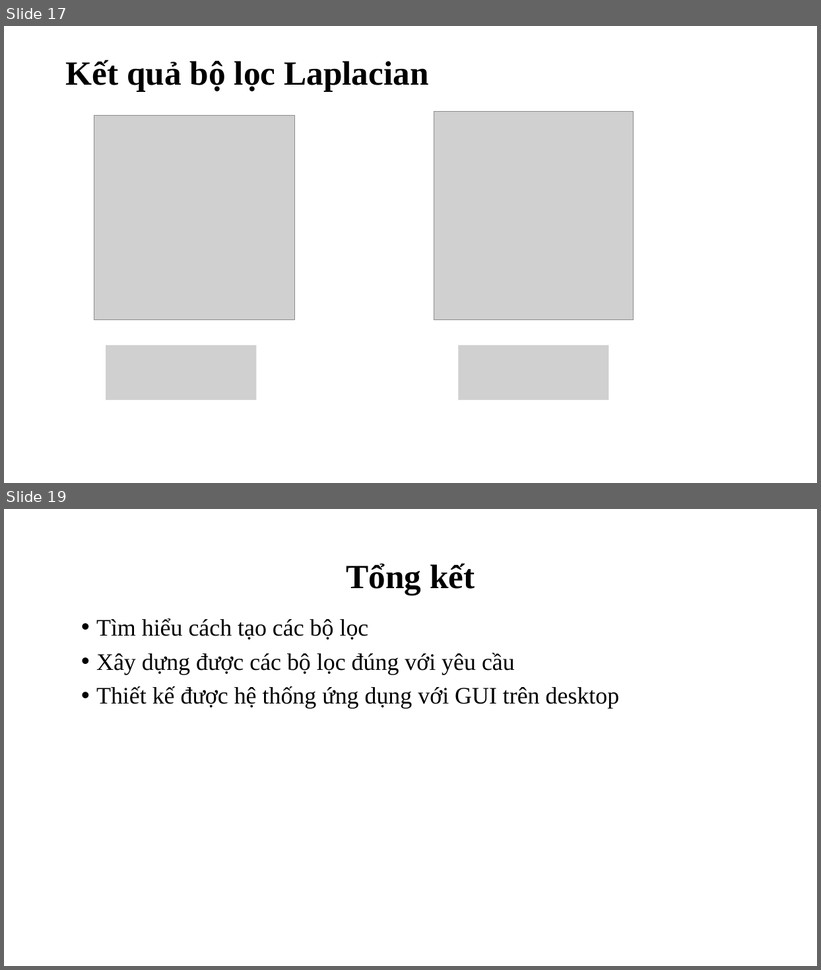
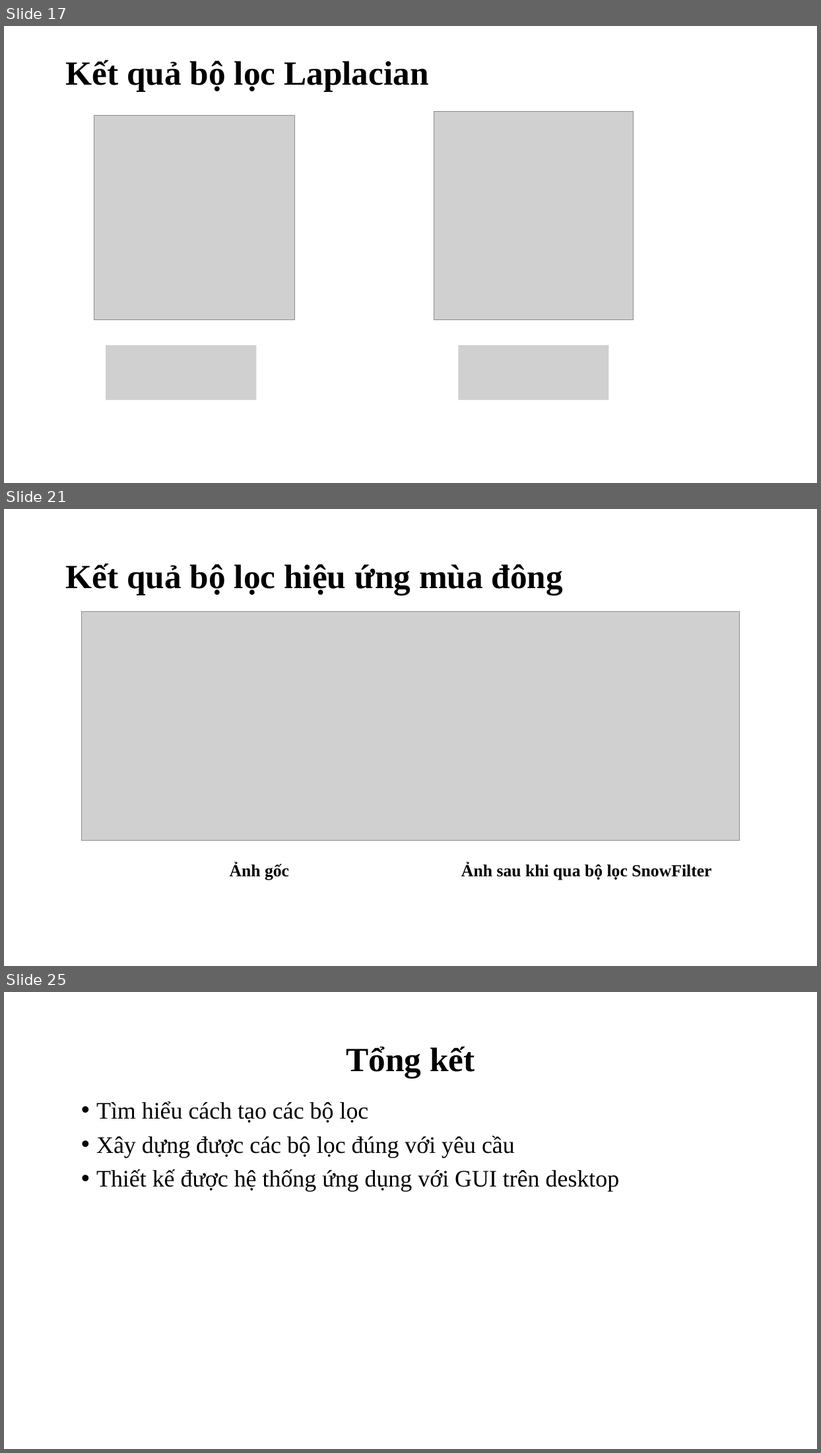
Before and after one commit to HelloKittty123/BTL-XLAS, a slide deck: Slide_XLAS.pptx. Shown one above the other, each under a label of ours: slides 17 and 19 before the commit, slides 17, 21 and 25 after it; the slides between them are not shown. The pictures are 821x970 and 821x1453 pixels, drawn with LibreOffice and Linux fonts; fonts in the diff are those of the drawing; grey boxes stand for pictures; background and template pictures are left out. Boxes give left, top, right and bottom in pixels: in the first picture for what was removed or moved away, otherwise in the second. Text is boxed around its words. In the diff, an @@ line names an element or a change of style, - is before the commit and + after.

```diff
--- a/Slide_XLAS.pptx
+++ b/Slide_XLAS.pptx
@@ slide 21 added at bbox=[4, 509, 817, 966], background picture (left out) @@
@@ title added at bbox=[66, 563, 563, 595], 40 pt, text #000000, bold @@
+Kết quả bộ lọc hiệu ứng mùa đông
@@ picture added at bbox=[81, 611, 740, 841] @@
@@ text added at bbox=[230, 863, 289, 880], 20 pt, text #000000, bold @@
+Ảnh gốc
@@ text added at bbox=[461, 863, 712, 880], 20 pt, text #000000, bold @@
+Ảnh sau khi qua bộ lọc SnowFilter
@@ what was slide 19 is now slide 25 @@
```
Also in this commit, not shown: 5 slides changed, 5 other slides added, 9 other files.
